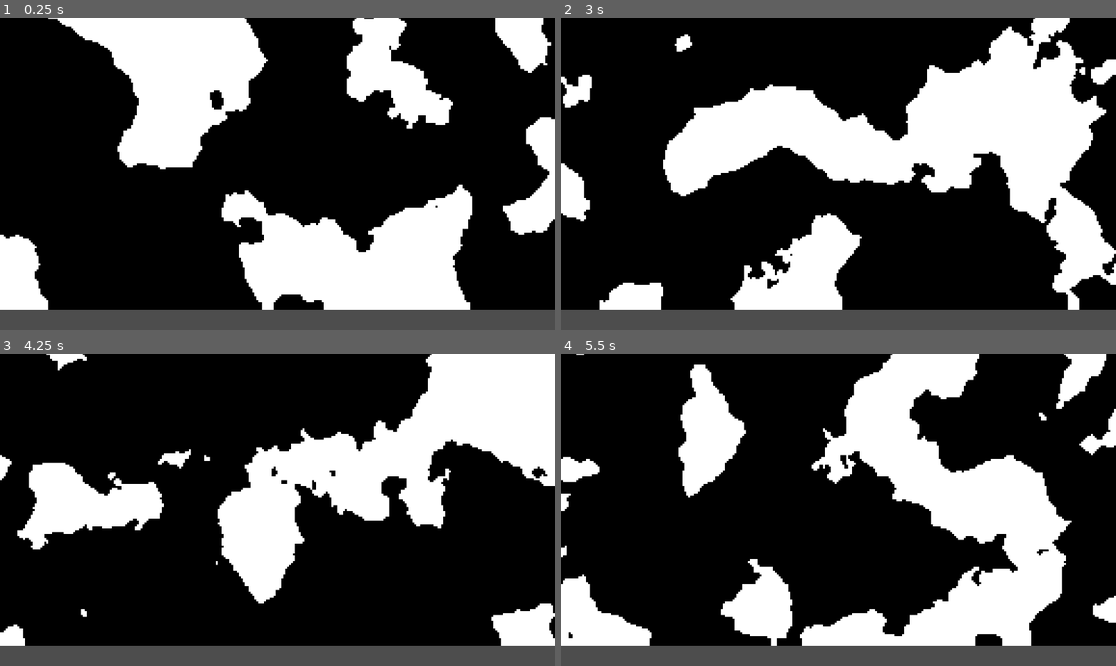
Above: before the commit, frames 1-4 (two rows, left to right).
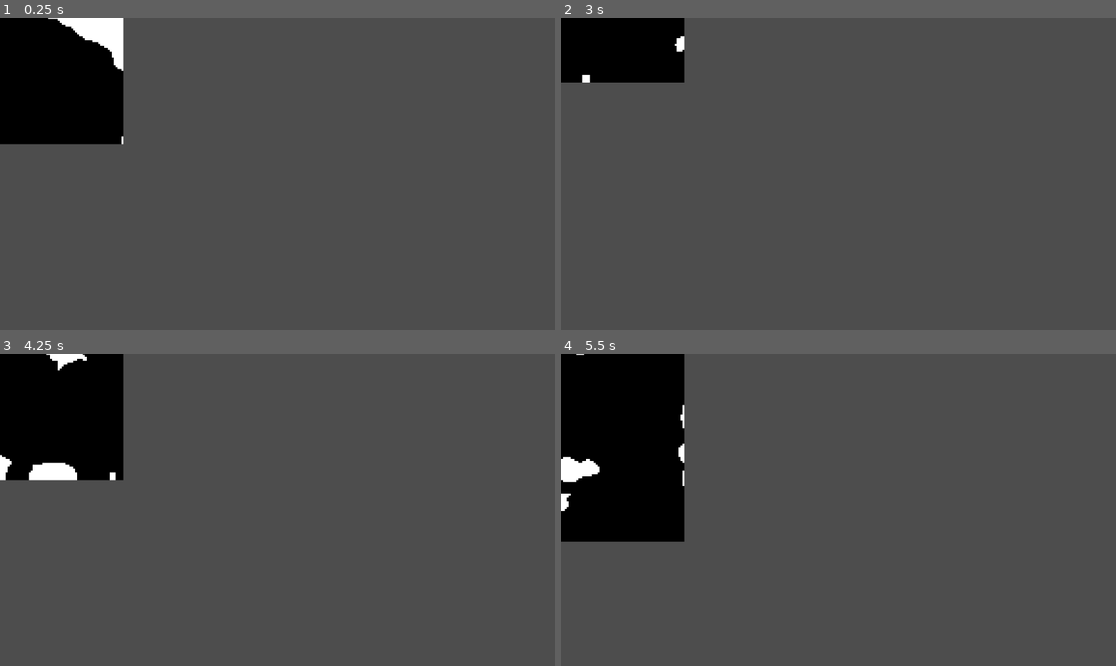
Above: after the commit, the same moments.

Repository: NikhilsaiT/Caved-In
Game: Godot game, scene res://src/world.tscn
Two runs of this game, one before a commit and one after it. Both use one fixed random seed, a clock stepped at 60 frames per second and the inputs below.
Inputs:
- Up to frame 1 (0.25 s): no input
- Up to frame 2 (3 s): tap Enter at 0.5 s; hold Right (right, bound only after the commit) 0.53-1.28 s; tap Tab (reset) at 1.25, 2, 2.75 s; hold Down (down, bound only after the commit) 1.28-2.03 s; hold Right (right, bound only after the commit) 2.03-2.78 s; hold Up (up, bound only after the commit) from 2.78 s (still down)
- Up to frame 3 (4.25 s): tap Tab (reset) at 3.5, 4.15 s; release Up (up, bound only after the commit) at 3.53 s; hold Left (left, bound only after the commit) from 3.53 s (still down)
- Up to frame 4 (5.5 s): tap Tab (reset) at 5 s; release Left (left, bound only after the commit) at 5.03 s; hold Down (down, bound only after the commit) from 5.03 s (still down)

The runs differ from the first frame. In frame 1, 84% of the frame differs, in the area x 0-100%, y 0-94%; in frame 2, 89%; in frame 3, 85%; in frame 4, 80%.

Commit message:
ChunkLoadPerlinNoise
Made it so that it loads chunks around the screen, uses arrow keys to move around chunks and tab to randomize the screen.

Diff:
--- a/project.godot
+++ b/project.godot
@@ -22,3 +22,23 @@
 "events": [Object(InputEventKey,"resource_local_to_scene":false,"resource_name":"","device":0,"window_id":0,"alt_presse …(194 unchanged characters)…
 ]
 }
+right={
+"deadzone": 0.2,
+"events": [Object(InputEventKey,"resource_local_to_scene":false,"resource_name":"","device":-1,"window_id":0,"alt_pressed":false,"shift_pressed":false,"ctrl_pressed":false,"meta_pressed":false,"pressed":false,"keycode":0,"physical_keycode":4194321,"key_label":0,"unicode":0,"location":0,"echo":false,"script":null)
+]
+}
+left={
+"deadzone": 0.2,
+"events": [Object(InputEventKey,"resource_local_to_scene":false,"resource_name":"","device":-1,"window_id":0,"alt_pressed":false,"shift_pressed":false,"ctrl_pressed":false,"meta_pressed":false,"pressed":false,"keycode":0,"physical_keycode":4194319,"key_label":0,"unicode":0,"location":0,"echo":false,"script":null)
+]
+}
+up={
+"deadzone": 0.2,
+"events": [Object(InputEventKey,"resource_local_to_scene":false,"resource_name":"","device":-1,"window_id":0,"alt_pressed":false,"shift_pressed":false,"ctrl_pressed":false,"meta_pressed":false,"pressed":false,"keycode":0,"physical_keycode":4194320,"key_label":0,"unicode":0,"location":0,"echo":false,"script":null)
+]
+}
+down={
+"deadzone": 0.2,
+"events": [Object(InputEventKey,"resource_local_to_scene":false,"resource_name":"","device":-1,"window_id":0,"alt_pressed":false,"shift_pressed":false,"ctrl_pressed":false,"meta_pressed":false,"pressed":false,"keycode":0,"physical_keycode":4194322,"key_label":0,"unicode":0,"location":0,"echo":false,"script":null)
+]
+}
--- a/src/tile_map.gd
+++ b/src/tile_map.gd
@@ -1,23 +1,76 @@
 extends TileMap
+
+const CHUNK_SIZE := 32
+const VIEW_DISTANCE := 1
 
 
 var fnl := FastNoiseLite.new()
+
+
+var current_chunk := Vector2(0, 0)
+var loaded_chunks := {}
 
 func _ready() -> void:
 	randomize()
 	fnl.seed = randi()
 	fnl.noise_type = FastNoiseLite.TYPE_SIMPLEX_SMOOTH
-	generateMap()
+	load_visible_chunks()
 
-func generateMap() -> void:
-	for x in 300:
-		for y in 150:
-			var noiseVal := fnl.get_noise_2d(x,y)
-			if noiseVal < 0.14:
-				set_cell(0, Vector2i(x,y), 0, Vector2(61,12))
-			else:
-				set_cell(0, Vector2i(x,y), 0, Vector2(158,12))
 
 func _input(event: InputEvent) -> void:
-	if event.is_action_pressed("reset"):
+	var moved := false
+	if event.is_action_pressed("right"):
+		current_chunk.x += 1
+		moved = true
+	elif event.is_action_pressed("left"):
+		current_chunk.x -= 1
+		moved = true
+	elif event.is_action_pressed("down"):
+		current_chunk.y += 1
+		moved = true
+	elif event.is_action_pressed("up"):
+		current_chunk.y -= 1
+		moved = true
+	elif event.is_action_pressed("reset"):
 		get_tree().reload_current_scene()
+
+	if moved:
+		unload_far_chunks()
+		load_visible_chunks()
+
+
+func generate_chunk(chunk_pos: Vector2):
+	if loaded_chunks.has(chunk_pos):
+		return
+
+	for x in CHUNK_SIZE:
+		for y in CHUNK_SIZE:
+			var world_x = int(chunk_pos.x * CHUNK_SIZE + x)
+			var world_y = int(chunk_pos.y * CHUNK_SIZE + y)
+			var noiseVal = fnl.get_noise_2d(world_x, world_y)
+			var tile = Vector2(61, 12) if noiseVal < 0.14 else Vector2(158, 12)
+			set_cell(0, Vector2i(world_x, world_y), 0, tile)
+
+	loaded_chunks[chunk_pos] = true
+
+
+func load_visible_chunks():
+	for dx in range(-VIEW_DISTANCE, VIEW_DISTANCE + 1):
+		for dy in range(-VIEW_DISTANCE, VIEW_DISTANCE + 1):
+			var chunk_pos = current_chunk + Vector2(dx, dy)
+			generate_chunk(chunk_pos)
+
+
+func unload_far_chunks():
+	var chunks_to_unload := []
+	for chunk_pos in loaded_chunks.keys():
+		if abs(chunk_pos.x - current_chunk.x) > VIEW_DISTANCE or abs(chunk_pos.y - current_chunk.y) > VIEW_DISTANCE:
+			chunks_to_unload.append(chunk_pos)
+
+	for chunk_pos in chunks_to_unload:
+		for x in CHUNK_SIZE:
+			for y in CHUNK_SIZE:
+				var world_x = int(chunk_pos.x * CHUNK_SIZE + x)
+				var world_y = int(chunk_pos.y * CHUNK_SIZE + y)
+				erase_cell(0, Vector2i(world_x, world_y))
+		loaded_chunks.erase(chunk_pos)
